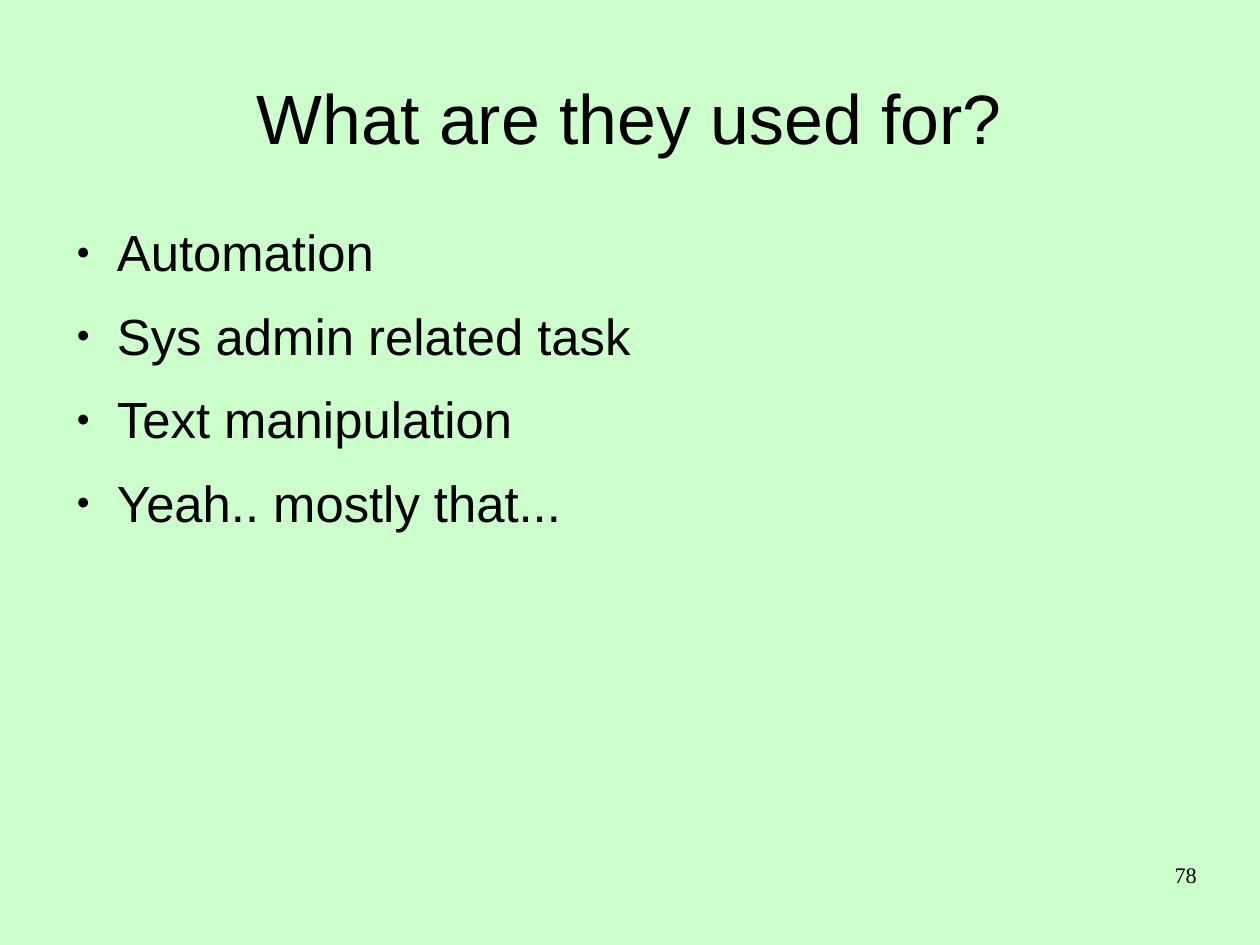
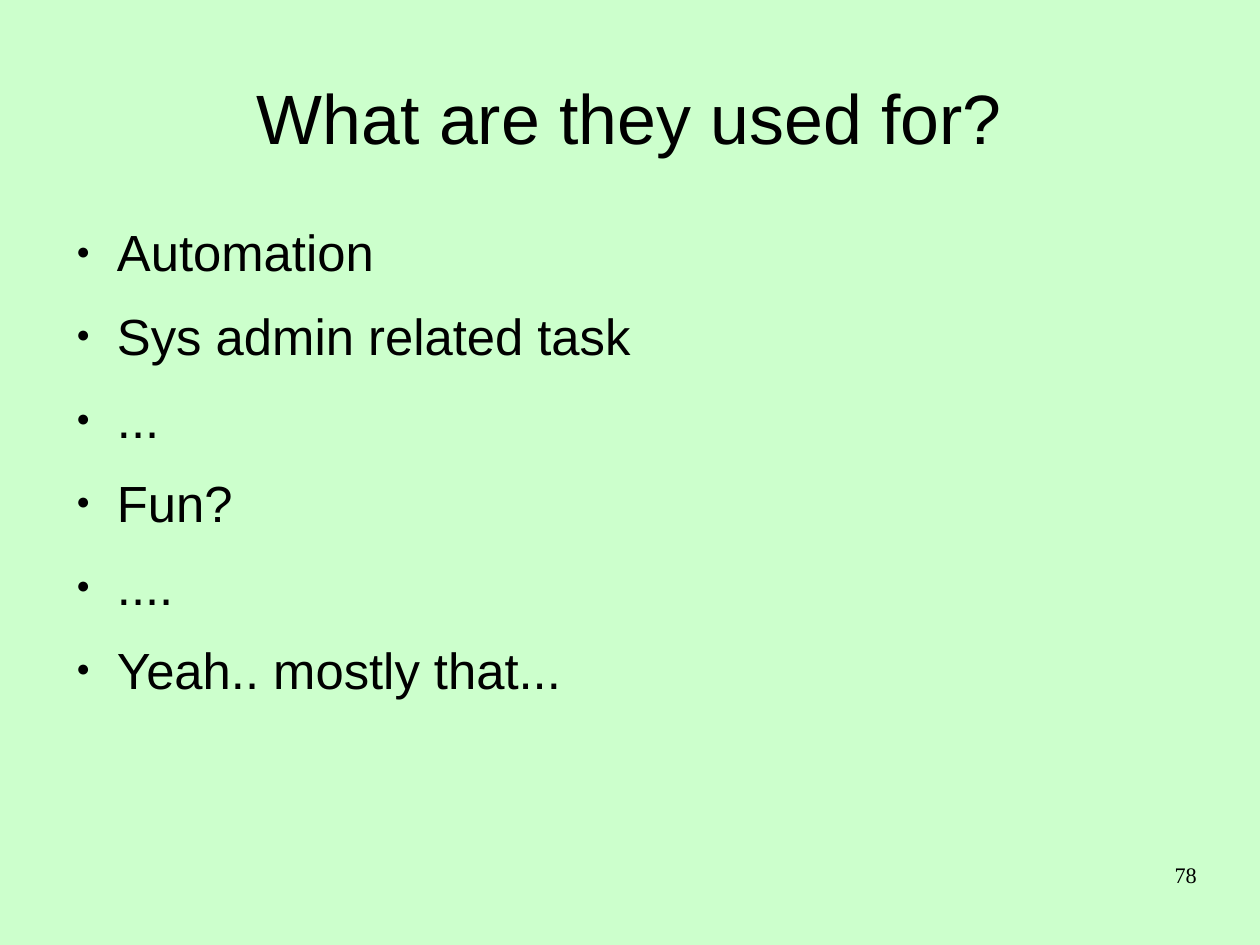
Before and after one commit to Clibre/An-introduction-to-bash, a slide deck: slide 78 of presentation/presentation.odp. Drawn at 1260x945 pixels with LibreOffice and Linux fonts; fonts in the diff are those of the drawing. Boxes give left, top, right and bottom in pixels: in the first picture for what was removed or moved away, otherwise in the second. Text is boxed around its words. In the diff, an @@ line names an element or a change of style, - is before the commit and + after.

```diff
--- a/presentation/presentation.odp
+++ b/presentation/presentation.odp
@@ text at [117, 486, 233, 523]: text changed @@
-● Text manipulation
+● ...
+● Fun?
+● ....
```
Also in this commit, not shown: 4 other slides changed, 3 slides added, 1 slide removed, 5 other files.
